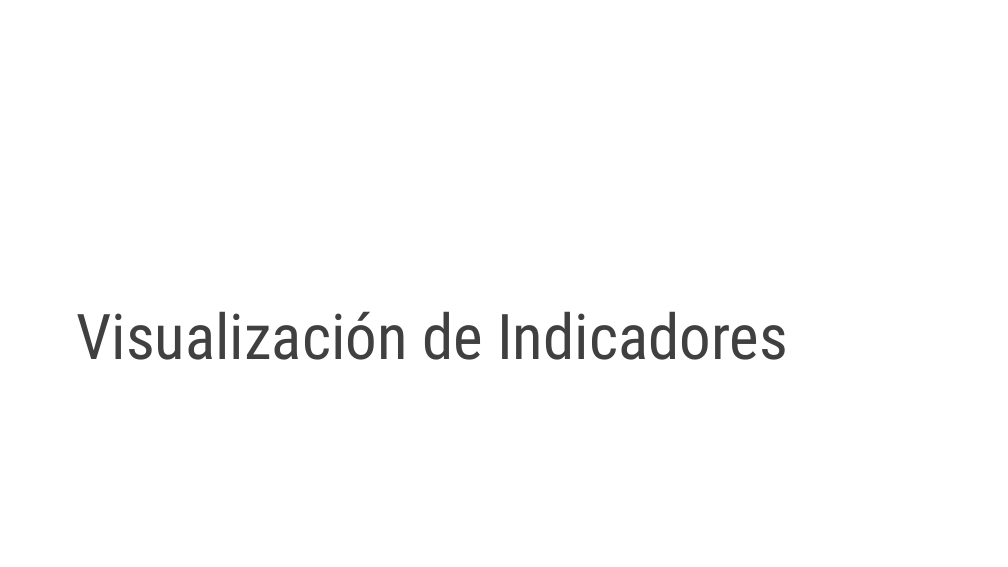
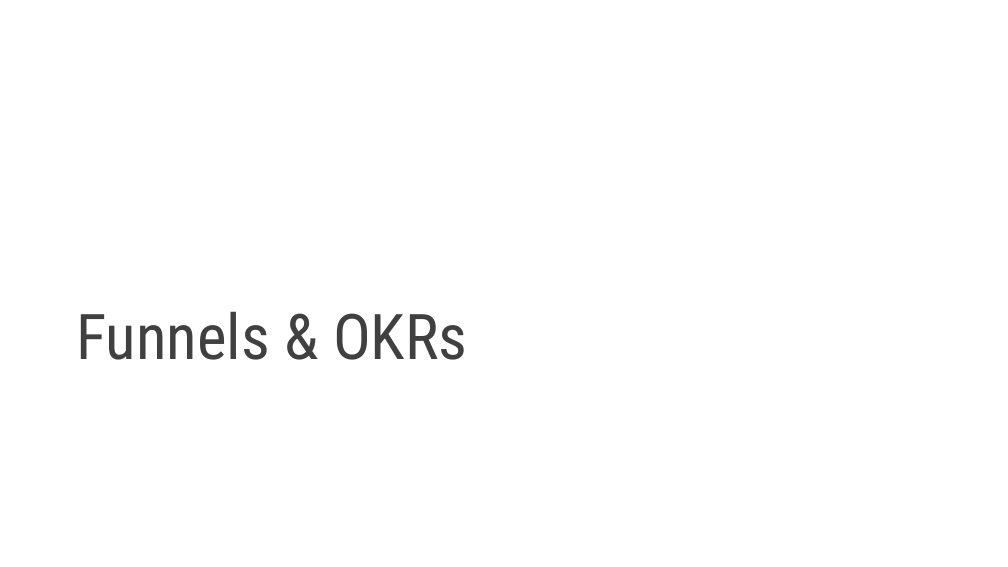
Before and after one commit to CesarLopez-Profe/EstrategiasEmpresariales, a slide deck: slide 1 of Diapositivas/2_OKRs_Funeles.pptx. Drawn at 1008x567 pixels with LibreOffice and Linux fonts; fonts in the diff are those of the drawing; background and template pictures are left out. Boxes give left, top, right and bottom in pixels: in the first picture for what was removed or moved away, otherwise in the second. Text is boxed around its words. In the diff, an @@ line names an element or a change of style, - is before the commit and + after.

```diff
--- a/Diapositivas/2_OKRs_Funeles.pptx
+++ b/Diapositivas/2_OKRs_Funeles.pptx
@@ title at bbox=[76, 311, 467, 360]: text changed @@
-Visualización de Indicadores
+Funnels & OKRs
```
Also in this commit, not shown: 2 slides added, 2 slides removed, 3 other files.
